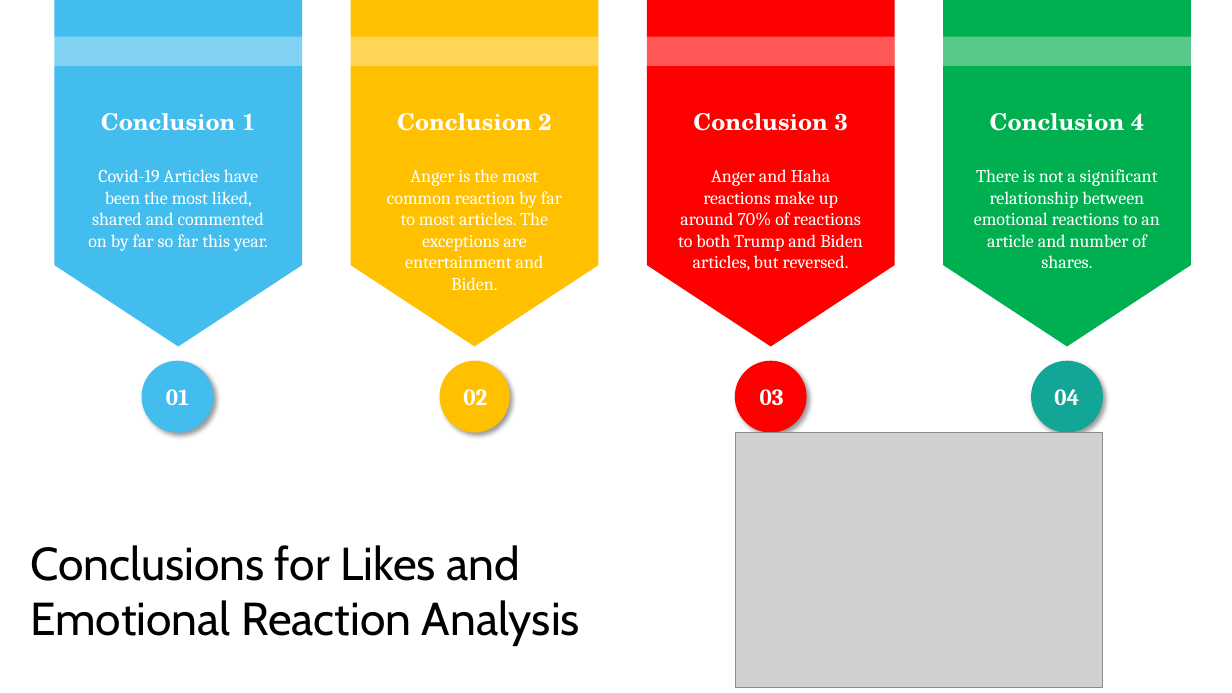
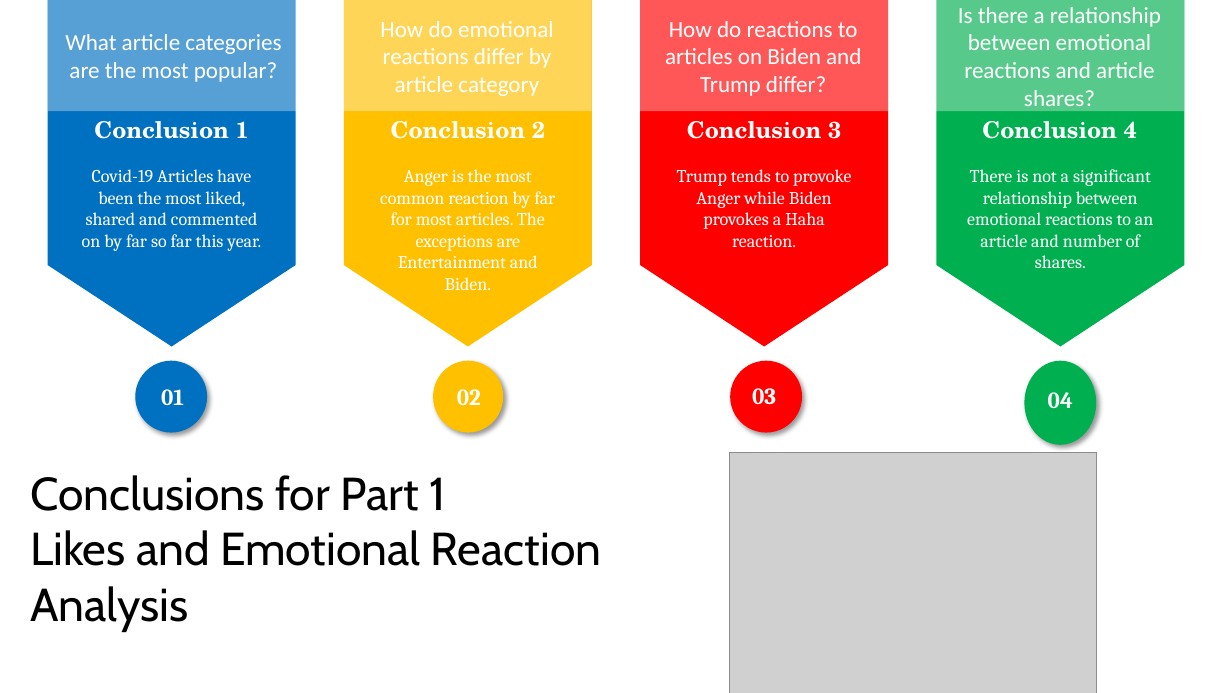
Before and after one commit to jakehtaylor/Classifying-Clickbait-Headlines, a slide deck: slide 10 of Group 9 - Facebook News Article Analysis.pptx (slide 9 before the commit). Drawn at 1232x693 pixels with LibreOffice and Linux fonts; fonts in the diff are those of the drawing; grey boxes stand for pictures. Boxes give left, top, right and bottom in pixels: in the first picture for what was removed or moved away, otherwise in the second. Text is boxed around its words. In the diff, an @@ line names an element or a change of style, - is before the commit and + after.

```diff
--- a/Group 9 - Facebook News Article Analysis.pptx
+++ b/Group 9 - Facebook News Article Analysis.pptx
@@ pentagon arrow at <box>48,0,295,346</box>: fill #42BDEE to #0070C0 @@
@@ rectangle "What article categories are the ...": place and size @@
-rectangle "What article categories are the ..." at <box>53,37,302,67</box>
+rectangle "What article categories are the ..." at <box>48,0,299,111</box>
@@ rectangle "How do emotional reactions differ ...": place and size @@
-rectangle "How do emotional reactions differ ..." at <box>349,37,599,67</box>
+rectangle "How do emotional reactions differ ..." at <box>343,0,592,111</box>
@@ text in rectangle at <box>380,21,554,96</box>: text added @@
+How do emotional reactions differ by article category
@@ rectangle "How do reactions to articles ...": place and size @@
-rectangle "How do reactions to articles ..." at <box>645,37,895,67</box>
+rectangle "How do reactions to articles ..." at <box>639,0,888,111</box>
@@ text in rectangle at <box>665,21,861,96</box>: text added @@
+How do reactions to articles on Biden and Trump differ?
@@ rectangle "Is there a relationship between ...": place and size @@
-rectangle "Is there a relationship between ..." at <box>942,37,1191,67</box>
+rectangle "Is there a relationship between ..." at <box>935,0,1185,111</box>
@@ text in rectangle at <box>958,7,1161,112</box>: text added @@
+Is there a relationship between emotional reactions and article shares?
@@ text in rectangle at <box>65,34,281,82</box>: text added @@
+What article categories are the most popular?
@@ 4 texts: place and size @@
-4 texts at <box>101,113,1144,131</box>
+4 texts at <box>94,121,1137,139</box>
@@ text at <box>380,169,555,290</box>: text changed @@
-Anger is the most common reaction by far to most articles. The exceptions are entertainment and Biden.
+Anger is the most common reaction by far for most articles. The exceptions are Entertainment and Biden.
@@ text at <box>677,169,851,248</box>: text changed @@
-Anger and Haha reactions make up around 70% of reactions to both Trump and Biden articles, but reversed.
+Trump tends to provoke Anger while Biden provokes a Haha reaction.
@@ 4 pentagon arrows, 3 texts, 3 ellipses: place and size @@
-4 pentagon arrows, 3 texts, 3 ellipses at <box>54,0,1191,433</box>
+4 pentagon arrows, 3 texts, 3 ellipses at <box>48,0,1184,433</box>
@@ ellipse at <box>135,360,207,433</box>: fill #42BDEE to #0070C0 @@
@@ text "01": place and size @@
-text "01" at <box>166,389,189,405</box>
+text "01" at <box>161,389,184,405</box>
@@ text "03": place and size @@
-text "03" at <box>760,389,784,405</box>
+text "03" at <box>752,388,776,405</box>
@@ text "04": place and size @@
-text "04" at <box>1054,389,1079,405</box>
+text "04" at <box>1048,392,1073,408</box>
@@ ellipse: place and size @@
-ellipse at <box>1031,360,1104,433</box>
+ellipse at <box>1025,360,1097,445</box>
@@ ellipse at <box>1025,360,1097,445</box>: fill #12A697 to #00B050 @@
@@ text at <box>30,475,601,632</box>: text changed @@
-Conclusions for Likes and
-Emotional Reaction Analysis
+Conclusions for Part 1
+Likes and Emotional Reaction Analysis
@@ picture: place and size @@
-picture at <box>736,433,1103,688</box>
+picture at <box>729,453,1096,693</box>
```
Also in this commit, not shown: 6 other slides changed, 2 slides added, 1 slide removed, 19 other files.
